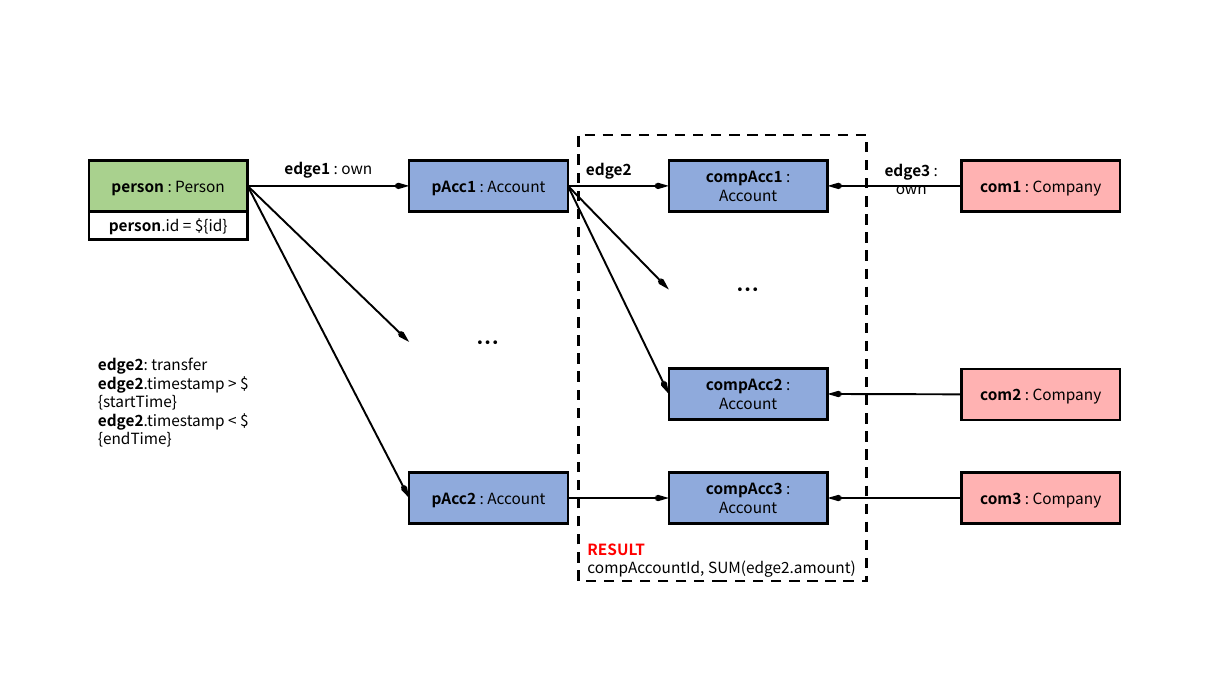
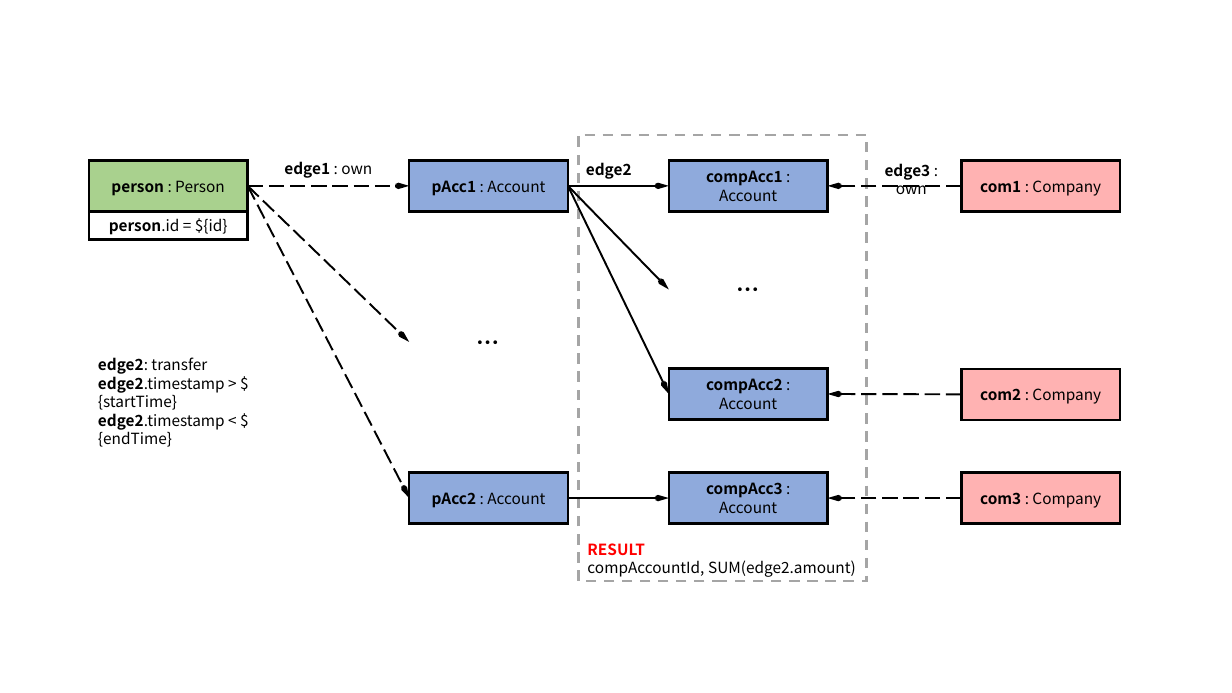
Before and after one commit to ldbc/ldbc_finbench_docs, a slide deck: slide 12 of patterns/transaction-complex-read.pptx. Drawn at 1232x693 pixels with LibreOffice and Linux fonts; fonts in the diff are those of the drawing. Boxes give left, top, right and bottom in pixels: in the first picture for what was removed or moved away, otherwise in the second. Text is boxed around its words. In the diff, an @@ line names an element or a change of style, - is before the commit and + after.

```diff
--- a/patterns/transaction-complex-read.pptx
+++ b/patterns/transaction-complex-read.pptx
@@ rectangle "RESULT" at <box>579,135,867,581</box>: outline #000000 2 pt dashed to #A5A5A5 2 pt dashed @@
@@ arrow (248, 186) - (409, 186): stroke #000000 1.5 pt to #000000 1.5 pt dashed @@
@@ arrow (248, 186) - (409, 342): stroke #000000 1.5 pt to #000000 1.5 pt dashed @@
@@ arrow (248, 186) - (409, 498): stroke #000000 1.5 pt to #000000 1.5 pt dashed @@
@@ arrow (961, 186) - (828, 186): stroke #000000 1.5 pt to #000000 1.5 pt dashed @@
@@ arrow (961, 395) - (828, 394): stroke #000000 1.5 pt to #000000 1.5 pt dashed @@
@@ arrow (961, 498) - (828, 498): stroke #000000 1.5 pt to #000000 1.5 pt dashed @@
```
Also in this commit, not shown: 11 other slides changed, 40 other files.
